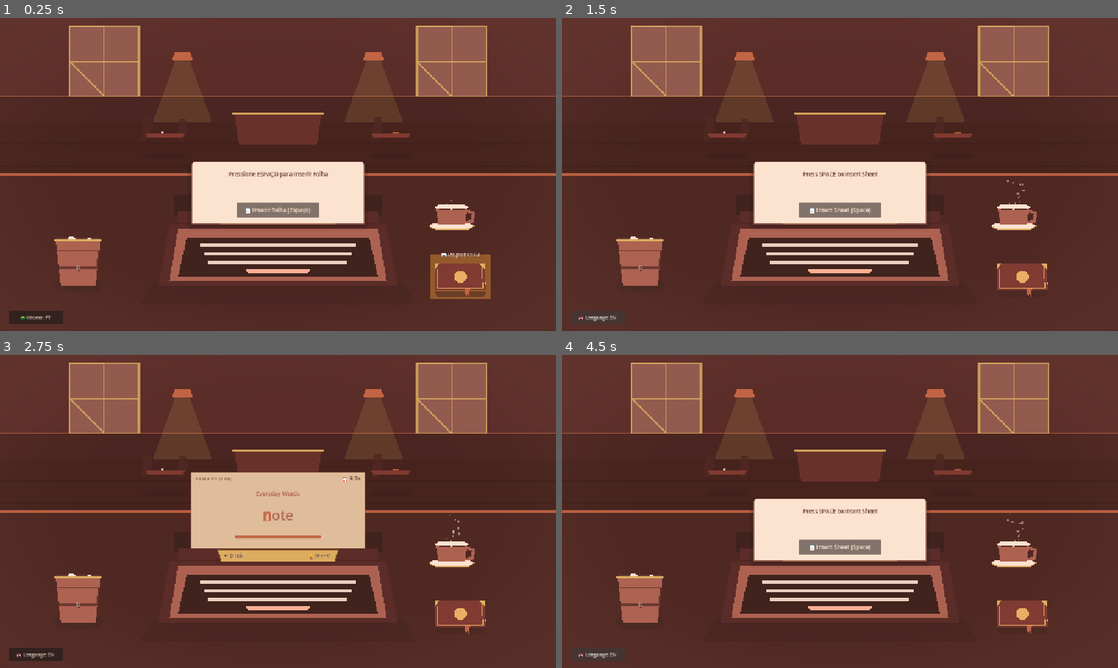
Above: before the commit, frames 1-4 (two rows, left to right).
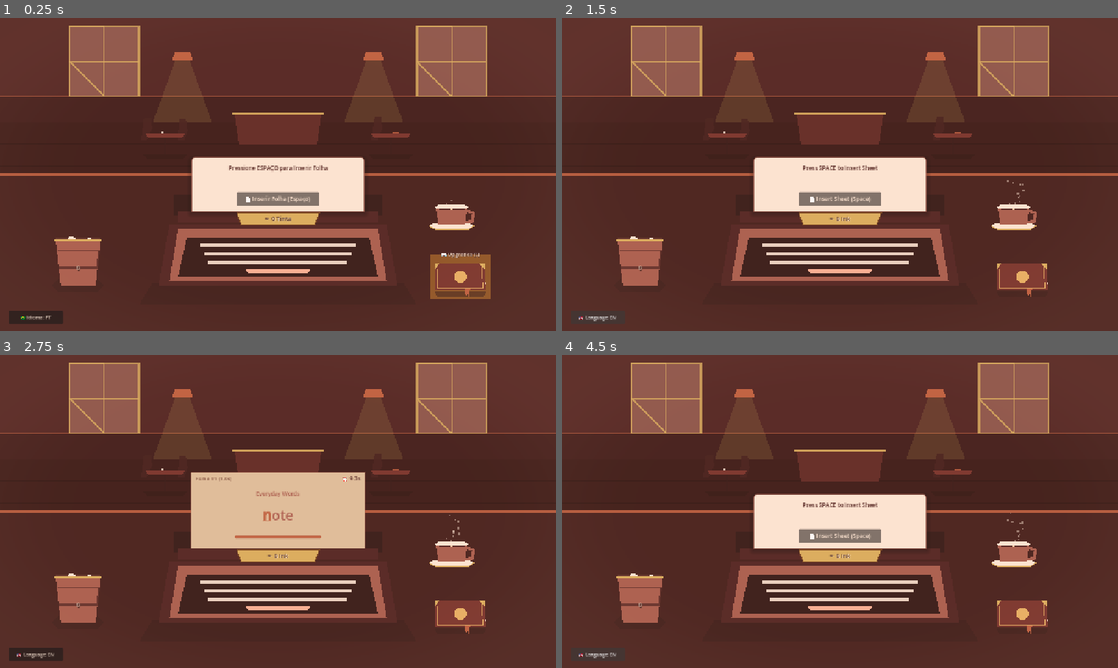
Above: after the commit, the same moments.

Repository: salleF/TypeClicker
Game: Godot game, scene res://scenes/Main.tscn
Two runs of this game, one before a commit and one after it. Both use one fixed random seed, a clock stepped at 60 frames per second and the inputs below.
Inputs:
- Up to frame 1 (0.25 s): no input
- Up to frame 2 (1.5 s): click "📄 Inserir Folha (Espaço)" at 0.5 s; click "🇧🇷 Idioma: PT" at 1.25 s
- Up to frame 3 (2.75 s): click "📄 Insert Sheet (Space)" at 2 s
- Up to frame 4 (4.5 s): click "🇺🇸 Language: EN" at 2.75 s; click "📄 Inserir Folha (Espaço)" at 3.5 s; click "🇧🇷 Idioma: PT" at 4.25 s

The runs differ from the first frame. In frame 1, 3.1% of the frame differs, in the area x 34-66%, y 44-67%; in frame 2, 3.0%; in frame 3, 0.4%; in frame 4, 3.0%.

Commit message:
feat: Center ink counter plate, remove record label and make always visible
Co-Authored-By: Claude Code <noreply@anthropic.com>

Diff:
--- a/scenes/Typewriter.tscn
+++ b/scenes/Typewriter.tscn
@@ -118,38 +118,28 @@
 polygon = PackedVector2Array(-230, -55, 230, -55, 230, -30, -230, -30)
 
 [node name="BrassCounterPlate" type="Polygon2D" parent="."]
+z_index = 2
 position = Vector2(0, -38)
 color = Color(0.85, 0.68, 0.35, 1)
-polygon = PackedVector2Array(-140, -14, 140, -14, 130, 14, -130, 14)
+polygon = PackedVector2Array(-95, -14, 95, -14, 85, 14, -85, 14)
 
 [node name="PlateBorder" type="Line2D" parent="BrassCounterPlate"]
-points = PackedVector2Array(-140, -14, 140, -14, 130, 14, -130, 14, -140, -14)
+points = PackedVector2Array(-95, -14, 95, -14, 85, 14, -85, 14, -95, -14)
 width = 2.0
 default_color = Color(0.45, 0.25, 0.1, 1)
 
 [node name="CounterLabel" type="Label" parent="BrassCounterPlate"]
-offset_left = -125.0
+offset_left = -90.0
 offset_top = -12.0
-offset_right = -10.0
+offset_right = 90.0
 offset_bottom = 12.0
 theme_override_colors/font_color = Color(0.25, 0.12, 0.08, 1)
 theme_override_colors/font_shadow_color = Color(0.99, 0.91, 0.84, 0.6)
 theme_override_constants/shadow_offset_x = 1
 theme_override_constants/shadow_offset_y = 1
-theme_override_font_sizes/font_size = 13
+theme_override_font_sizes/font_size = 14
 text = "✒️ 0 Tinta"
-vertical_alignment = 1
-
-[node name="RecordLabel" type="Label" parent="BrassCounterPlate"]
-offset_left = 5.0
-offset_top = -12.0
-offset_right = 120.0
-offset_bottom = 12.0
-theme_override_colors/font_color = Color(0.35, 0.18, 0.12, 1)
-theme_override_colors/font_shadow_color = Color(0.99, 0.91, 0.84, 0.5)
-theme_override_font_sizes/font_size = 11
-text = "🏆 Recorde: 0"
-horizontal_alignment = 2
+horizontal_alignment = 1
 vertical_alignment = 1
 
 [node name="CoffeeBuffBadge" type="Label" parent="BrassCounterPlate"]
@@ -203,9 +193,9 @@
 
 [node name="PromptInsertPanel" type="Panel" parent="."]
 offset_left = -200.0
-offset_top = -170.0
+offset_top = -180.0
 offset_right = 200.0
-offset_bottom = -25.0
+offset_bottom = -54.0
 theme_override_styles/panel = SubResource("StyleBoxFlat_paper")
 
 [node name="PromptLabel" type="Label" parent="PromptInsertPanel"]
@@ -213,9 +203,9 @@
 anchors_preset = 10
 anchor_right = 1.0
 offset_left = 12.0
-offset_top = 20.0
+offset_top = 16.0
 offset_right = -12.0
-offset_bottom = 65.0
+offset_bottom = 56.0
 grow_horizontal = 2
 theme_override_colors/font_color = Color(0.29, 0.12, 0.11, 1)
 theme_override_font_sizes/font_size = 13
@@ -231,9 +221,9 @@
 anchor_right = 0.5
 anchor_bottom = 1.0
 offset_left = -95.0
-offset_top = -50.0
+offset_top = -46.0
 offset_right = 95.0
-offset_bottom = -16.0
+offset_bottom = -14.0
 grow_horizontal = 2
 grow_vertical = 0
 focus_mode = 0
--- a/scripts/Typewriter.gd
+++ b/scripts/Typewriter.gd
@@ -27,7 +27,6 @@
 # Diegetic Brass Odometer Plate
 @onready var brass_plate: Polygon2D = $BrassCounterPlate
 @onready var brass_counter_label: Label = $BrassCounterPlate/CounterLabel
-@onready var brass_record_label: Label = $BrassCounterPlate/RecordLabel
 @onready var coffee_buff_badge: Label = $BrassCounterPlate/CoffeeBuffBadge
 
 # Typing State
@@ -302,4 +301,3 @@
 func _update_brass_plate() -> void:
 	var lang = GameManager.language
 	brass_counter_label.text = "✒️ %d %s" % [int(GameManager.points), "Tinta" if lang == "pt" else "Ink"]
-	brass_record_label.text = "🏆 %s: %d" % ["Recorde" if lang == "pt" else "Best", GameManager.highest_run_score]
Not shown, added: scripts/TestCenteredPlate.gd.uid
